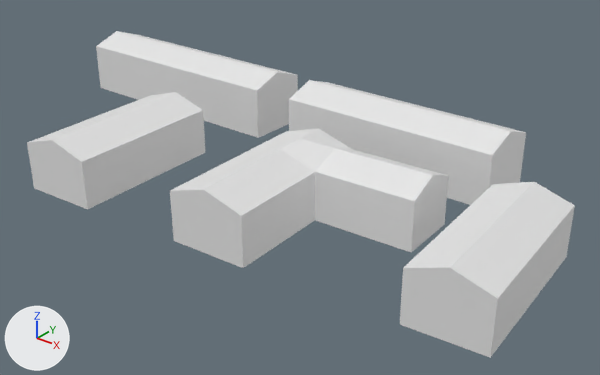
One commit to the glTF model public/raw/twelve/twelve.gltf: the scene before it, then after it.
Rendered twice from a camera (50 mm lens) standing at (3.75, -4.18, 2.39) and looking at (0.3, 0.13, -0.29). The lights are fixed; the arrows at lower left show +X, +Y and +Z. Where no turn or scale is listed for an object, it has been applied to the vertices. Vertices at the same position are counted once.
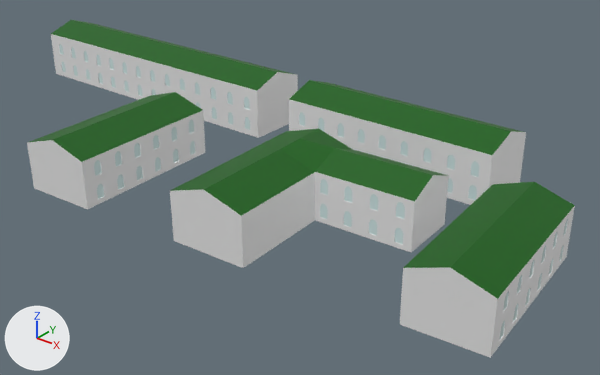
The change, as JSON lines over the scene's bpy script:
```json
{"op": "add", "block": "mat_материал", "code": ["mat_материал = principled_material('Материал')", "mat_материал.base_color = (0.00091, 0.114, 0.0)  # dark green #035f00"]}
{"op": "add", "block": "mat_материал_002", "code": ["mat_материал_002 = principled_material('Материал.002')", "mat_материал_002.base_color = (0.641, 0.8, 0.8)  # white #d1e7e7", "mat_материал_002.roughness = 0.0"]}
{"block": "me_cube_029", "where": "# used by ob_cube_006; location = (0.0, 0.0, 0.0)"}
{"op": "remove", "block": "me_cube_029", "code": "me_cube_029.from_pydata(...)  # 1093 vertices, 2166 faces; spans x -2.35..2.4, y -1.23..0.96, z -0.17..0.31"}
{"op": "add", "block": "me_cube_029", "code": "me_cube_029.from_pydata(...)  # 19477 vertices, 38934 faces; spans x -3.02..2.4, y -1.23..0.96, z -0.17..0.31"}
{"block": "me_cube_029", "change": "me_cube_029 part 1: 9600 vertices added at x 0.03..2.39, y -1.04..0.46, z -0.14..0.15"}
{"block": "me_cube_029", "change": "me_cube_029 part 2: 6 vertices removed from x -2.35, y 0.45..0.96, z -0.17..0.31; 5495 vertices added at x -3.02..-0.47, y 0.45..0.96, z -0.17..0.31"}
{"block": "me_cube_029", "change": "me_cube_029 part 3: 3295 vertices added at x -1.06..-0.45, y -1.13..-0.13, z -0.14..0.14"}
{"block": "me_cube_029", "change": "me_cube_029 part 4: 32 faces spanning x -1.07..2.4, y -1.23..0.96, z 0.17..0.31 switch from mat_материал_006 (white #e7e7e7) to mat_материал (dark green #035f00)"}
{"op": "add", "block": "me_cube_029", "code": "me_cube_029.materials.append(mat_материал_002)  # white #d1e7e7"}
```

Boxes (x1, y1, x2, y2) around the edits, measured in the pictures (600 x 375 px):
```json
{"object": "Cube.006", "change": "reshaped", "before": [27, 31, 575, 358], "after": [27, 20, 575, 358]}
{"part": 1, "of": "me_cube_029", "change": "added", "after": [289, 99, 575, 358]}
{"part": 2, "of": "me_cube_029", "change": "built on", "before": [96, 31, 296, 138], "after": [51, 20, 296, 138]}
{"part": 3, "of": "me_cube_029", "change": "added", "after": [82, 110, 205, 209]}
{"part": 4, "of": "me_cube_029", "change": "recoloured", "before": [27, 80, 575, 299], "after": [27, 80, 575, 299], "on screen": "white to green"}
```
